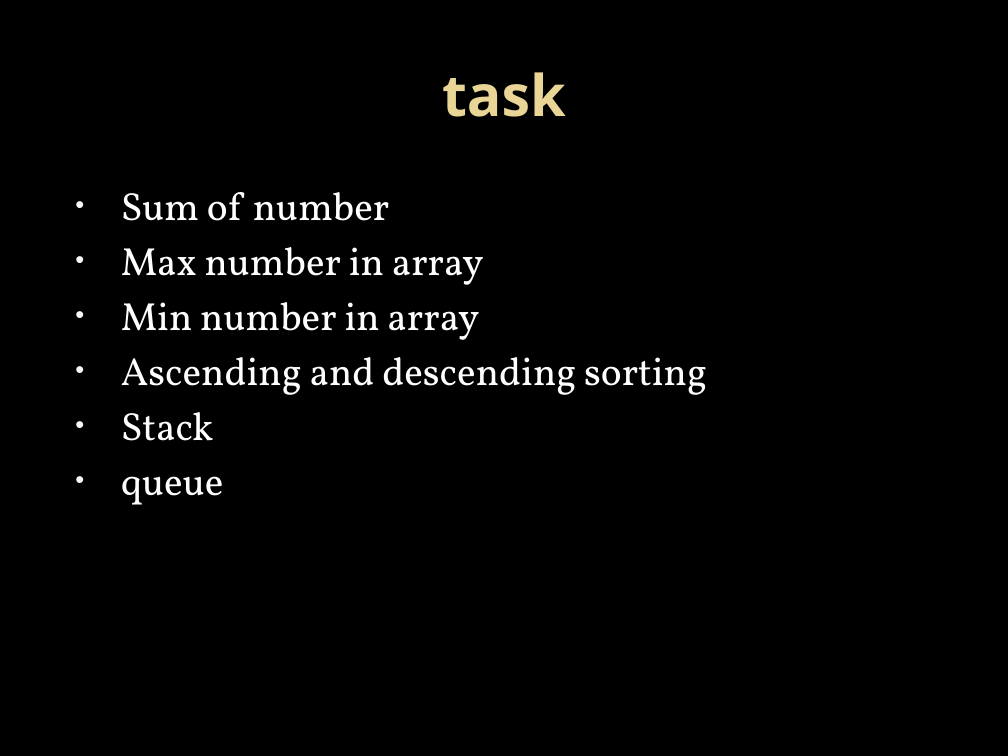
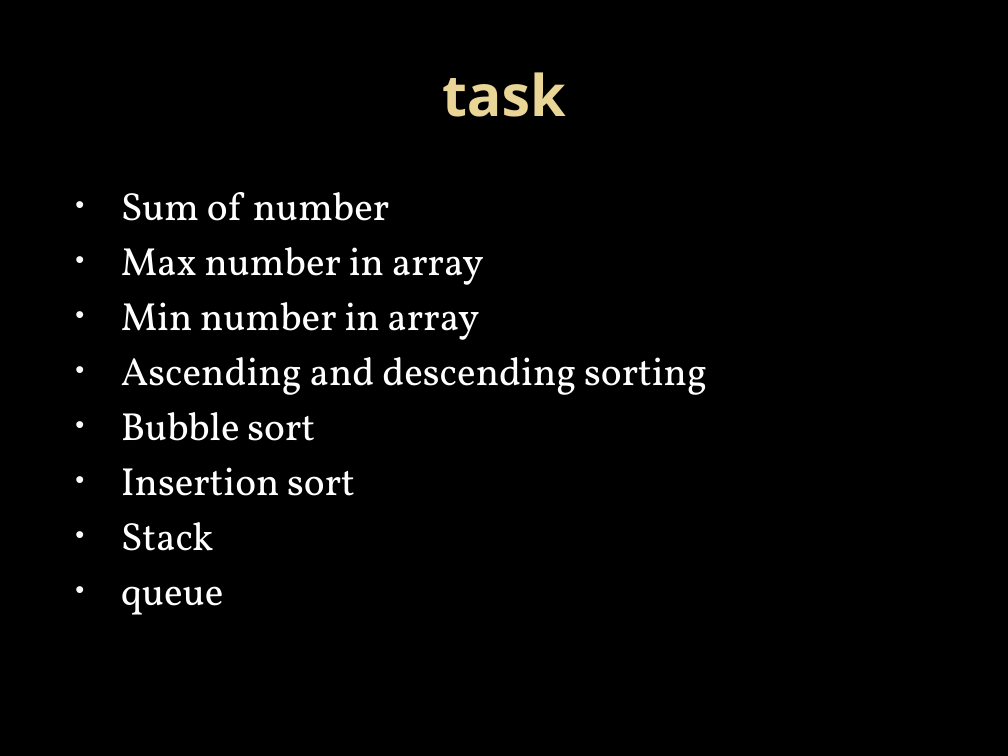
Before and after one commit to Mahesh-7/C_Programs, a slide deck: slide 7 of PPT/array.pptx. Drawn at 1008x756 pixels with LibreOffice and Linux fonts; fonts in the diff are those of the drawing; background and template pictures are left out. Boxes give left, top, right and bottom in pixels: in the first picture for what was removed or moved away, otherwise in the second. Text is boxed around its words. In the diff, an @@ line names an element or a change of style, - is before the commit and + after.

```diff
--- a/PPT/array.pptx
+++ b/PPT/array.pptx
@@ text at <box>121,412,355,496</box>: paragraphs added @@
+• Bubble sort
+• Insertion sort
```
